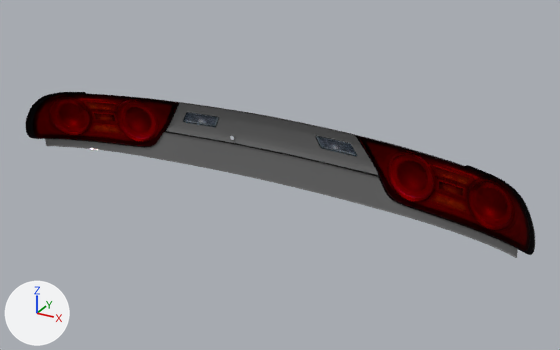
What one commit did to the glTF model content/cars/nissan_rs13/taillight_oemkouki.glb.
Camera for both pictures: a 50 mm lens placed at (1.017, 0.432, 1.325), pointed at (0.074, 2.146, 0.467). Lighting does not change. The marker at lower left points along +X, +Y and +Z.

Names of what the first picture shows: 'body', 'lights', 'plastic'.
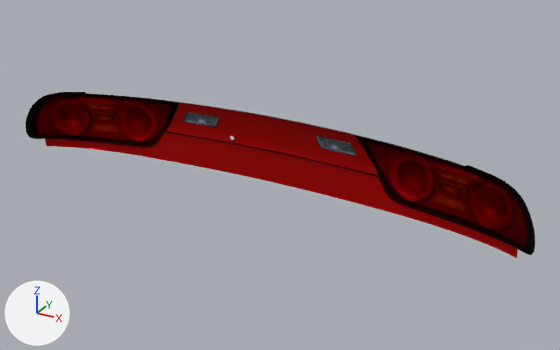
The change, as a list of edits to the scene's bpy script:
```text
Change mat_paint:
    where n2 = _N.new('ShaderNodeMix'); n2.name = 'Mix'
    n2.inputs[7].default_value: (0.256, 0.256, 0.256, 1.0) -> (0.503, 0.0, 0.0, 1.0)  # 'B', grey #8a8a8a -> 'B', red #bc0000
```

Changed parts and their boxes [x1, y1, x2, y2] in the pictures (560 x 350 px):
'body', surface changed (grey to red): [45, 103, 518, 258] in both
